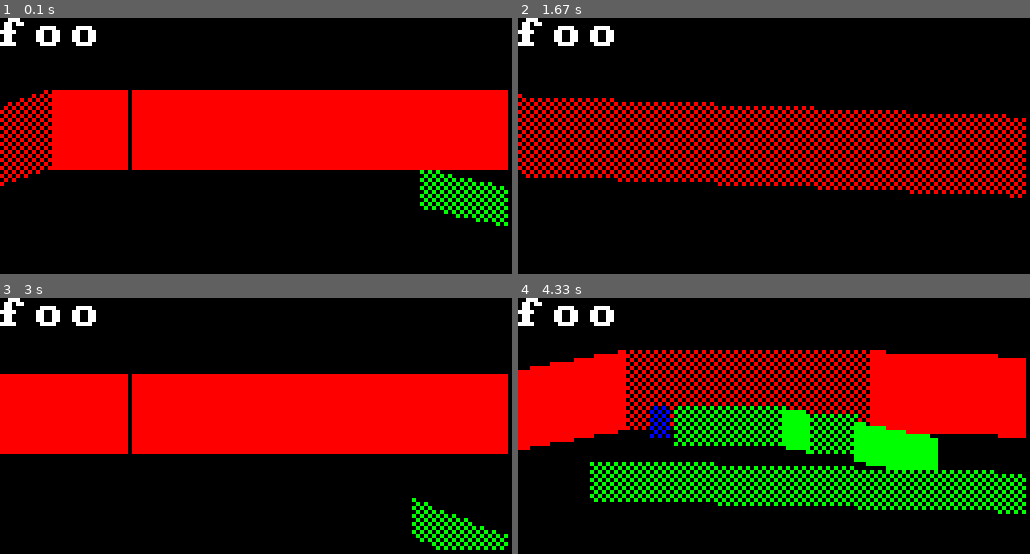
Above: before the commit, frames 1-4 (two rows, left to right).
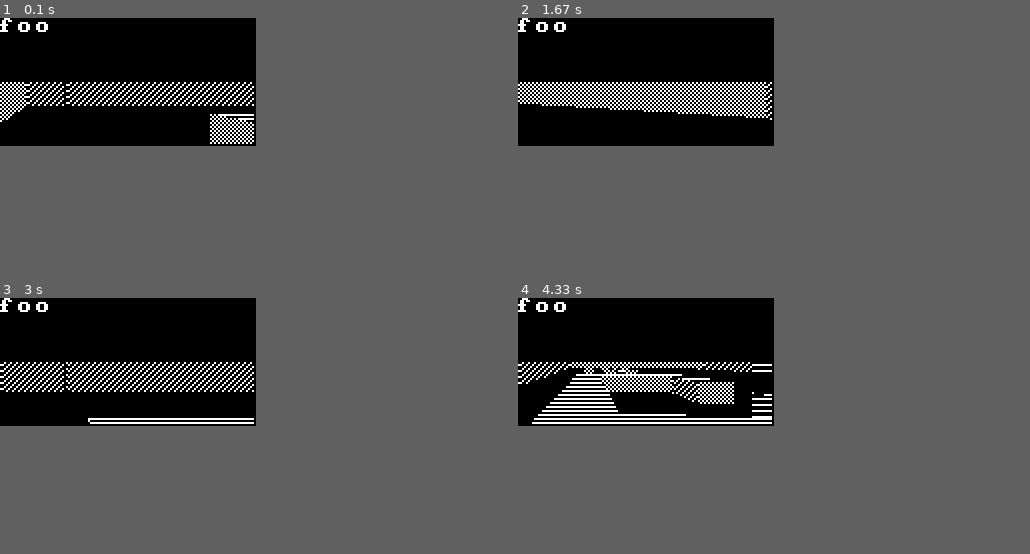
Above: after the commit, the same moments.

Repository: indigoparadox/mood
Game: pygame game, started from mood.py
Two runs of this game, one before a commit and one after it. Both use one fixed random seed, a clock stepped at 60 frames per second and the inputs below. The source is Python 2; it was converted automatically to run under Python 3.
Inputs:
- Up to frame 1 (0.1 s): no input
- Up to frame 2 (1.67 s): hold Right 0.33-0.8 s; hold Up 0.83-1.13 s; hold Right 1.17-1.63 s
- Up to frame 3 (3 s): hold Left 1.67-2.2 s; hold Left 2.23-2.63 s; hold Up from 2.67 s (still down)
- Up to frame 4 (4.33 s): release Up at 3.03 s; hold Right 3.07-3.7 s; hold Left 3.73-4.2 s; hold Right from 4.23 s (still down)
In our replay, the window is 512x256 before the commit and 256x128 after it. These sizes can differ from the game's own. Grey fills any space a smaller window leaves; there, only what the larger window draws over its background counts as a difference.

The runs differ from the first frame. In frame 1, 32% of the frame differs, in the area x 0-100%, y 0-82%; in frame 2, 19%; in frame 3, 33%; in frame 4, 36%, in the area x 0-100%, y 0-85%.

Commit message:
Walls and tops now seem to be working.

Diff:
--- a/gridmap.py
+++ b/gridmap.py
@@ -22,6 +22,7 @@
       self.draw = (0, 0)
       self.face = GridWall.FACE_FRONT
       self.tile = tile
+      self.height = 0
 
 class GridRay( object ):
 
@@ -32,6 +33,7 @@
          float( facing[Y] ) + float( plane[Y] ) * float( cam_x ))
 
       self.last_tile = 0
+      self._last_wall_height = 0
 
       # which box of the map we're in
       self.map_x = int( pos[X] )
@@ -75,41 +77,42 @@
          side = GridWall.SIDE_EW
 
       # Check if ray has hit a wall.
-      if gmap.grid[self.map_x][self.map_y] == self.last_tile:
+      if gmap.tile( self.map_x, self.map_y ) == self.last_tile:
          # Nope!
          return None
 
       wall = GridWall( side, gmap.grid[self.map_x][self.map_y] )
 
-      if 0 != self.last_tile and 0 == gmap.grid[self.map_x][self.map_y]:
+      if 0 < self.last_tile and 0 == gmap.tile( self.map_x, self.map_y ):
          # This must be a back wall, since we're going to 0.
          wall.face = GridWall.FACE_BACK
+         wall.height = self._last_wall_height
+      else:
+         wall.height = 1.0 / float( gmap.tile( self.map_x, self.map_y ) )
+         self._last_wall_height = wall.height
 
-      self.last_tile = gmap.grid[self.map_x][self.map_y]
+      self.last_tile = gmap.tile( self.map_x, self.map_y )
 
       # Calculate distance projected on camera direction
       # (Euclidean distance will give fisheye effect!)
       if wall.side == GridWall.SIDE_NS:
          wall.dist = \
-            (self.map_x - pos[X] + (1 - self.step[X]) / 2) / self.dir[X]
+            (float( self.map_x ) - pos[X] + (1.0 - self.step[X]) / 2.0) / \
+            self.dir[X]
       else:
          wall.dist = \
-            (self.map_y - pos[Y] + (1 - self.step[Y]) / 2) / self.dir[Y]
-      #zbuffer[x] = wall.dist
+            (float( self.map_y ) - pos[Y] + (1.0 - self.step[Y]) / 2.0) / \
+            self.dir[Y]
 
       # Determine the on-screen drawing scanline start and stop.
-      x_line_height = int(screen_sz[Y] / wall.dist)
-      x_line_half = x_line_height / 2;
+      x_line_height = int( float( screen_sz[Y] ) / wall.dist )
+      x_line_half = x_line_height / 2.0;
 
       # Figure out the wall bottom.
-      draw_end = int( x_line_half + (screen_sz[Y] / 2) )
+      draw_end = x_line_height + (screen_sz[Y] / 2.0)
 
       # Figure out the wall top.
-      try:
-         draw_start = int( float( draw_end ) - 2.0 * \
-            ((1.0 / gmap.grid[self.map_x][self.map_y]) * 10.0) )
-      except( ZeroDivisionError ):
-         draw_start = 0
+      draw_start = float( draw_end ) - 2.0 * x_line_half * wall.height
 
       # calculate lowest and highest pixel to fill in current stripe
       if draw_start < 0:
@@ -117,7 +120,7 @@
       if draw_end >= screen_sz[Y]:
          draw_end = screen_sz[Y] - 1
 
-      wall.draw = (draw_start, draw_end)
+      wall.draw = (int( draw_start ), int( draw_end ))
 
       return wall
 
@@ -126,11 +129,11 @@
    def __init__( self, grid ):
       self.grid = grid
 
-   def tile( self, pos ):
-      return self.grid[int(pos[X])][int(pos[Y])]
+   def tile( self, x, y ):
+      return self.grid[x][y]
 
    def collides( self, pos ):
-      if self.tile( pos ) == 0:
+      if self.tile( pos[X], pos[Y] ) == 0:
          return False
       else:
          return True
--- a/mood.py
+++ b/mood.py
@@ -10,7 +10,7 @@
 
 #from guppy import hpy
 
-ZOOM = 4
+ZOOM = 2
 SCREEN_H = 64
 SCREEN_W = 128
 #SCREEN_H = 480
@@ -38,17 +38,24 @@
 
    def pick_wall_color( self, wall ):
       color = (255, 255, 255)
-      if 1 == wall.tile:
-         color = (255, 0, 0)
-      elif 2 == wall.tile:
-         color = (0, 255, 0)
-      elif 3 == wall.tile:
-         color = (0, 0, 255)
-      elif 4 == wall.tile:
-         color = (255, 0, 255)
-      elif 5 == wall.tile:
-         color = (0, 255, 255)
+      #if 1 == wall.tile:
+      #   color = (255, 0, 0)
+      #elif 2 == wall.tile:
+      #   color = (0, 255, 0)
+      #elif 3 == wall.tile:
+      #   color = (0, 0, 255)
+      #elif 4 == wall.tile:
+      #   color = (255, 0, 255)
+      #elif 5 == wall.tile:
+      #   color = (0, 255, 255)
       return color
+
+   def pick_wall_pattern( self, wall ):
+      return Gfx.PATTERN_STRIPES_DIAG_1 if GridWall.SIDE_NS == wall.side else \
+      Gfx.PATTERN_HASH
+
+   def pick_top_pattern( self, wall ):
+      return Gfx.PATTERN_STRIPES_HORIZ
 
    def run( self ):
       gfx = self.gfx
@@ -70,7 +77,6 @@
          frame_ticks = (ticks - prev_ticks) / 1000.0
          #rspeed = frame_ticks * 3
          rspeed = 0.5
-         last_wall_top = 0
 
          #print (gfx.plane[X], gfx.plane[Y], gfx.facing[X], gfx.facing[Y])
 
@@ -86,11 +92,11 @@
             new_x = gfx.pos[X]
             new_y = gfx.pos[Y]
             if not self.gmap.collides( \
-            (int(gfx.pos[X] + gfx.facing[X] * mspeed), int(gfx.pos[Y])) ):
+            (int(gfx.pos[X] + gfx.facing[X] * (mspeed * 2)), int(gfx.pos[Y])) ):
                new_x = gfx.pos[X] + (gfx.facing[X] * mspeed)
             if not self.gmap.collides( \
             (int(gfx.pos[X]), int(gfx.pos[Y] + gfx.facing[Y] * mspeed)) ):
-               new_y = gfx.pos[Y] + (gfx.facing[Y] * mspeed)
+               new_y = gfx.pos[Y] + (gfx.facing[Y] * (mspeed * 2))
             gfx.pos = (new_x, new_y)
 
          # Draw the walls.
@@ -114,19 +120,20 @@
                walls.append( wall )
 
             walls = reversed( walls )
+            last_wall_top = 0
             for wall in walls:
                if GridWall.FACE_BACK != wall.face:
                   color = self.pick_wall_color( wall )
                   gfx.line( color, x, wall.draw[START], wall.draw[END], \
-                     Gfx.PATTERN_FILLED if GridWall.SIDE_NS == wall.side else \
-                     Gfx.PATTERN_HASH )
+                     self.pick_wall_pattern( wall ) )
 
                if GridWall.FACE_BACK == wall.face:
                   last_wall_top = wall.draw[START];
                elif 0 < last_wall_top:
                   color = (255, 255, 255)
                   gfx.line( color, x, last_wall_top, wall.draw[START], \
-                     Gfx.PATTERN_STRIPES_HORIZ )
+                     self.pick_top_pattern( wall ) )
+                  last_wall_top = 0
 
             # Draw the mobs.
             for mob in mobs:
